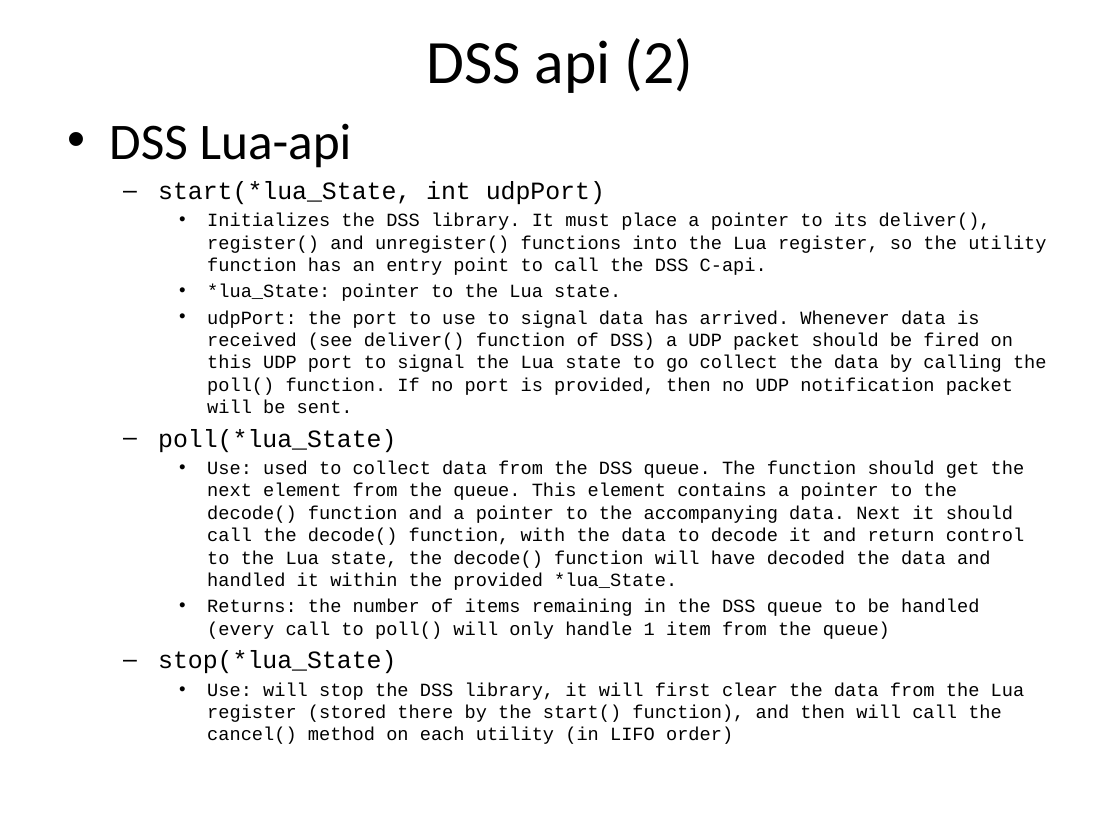
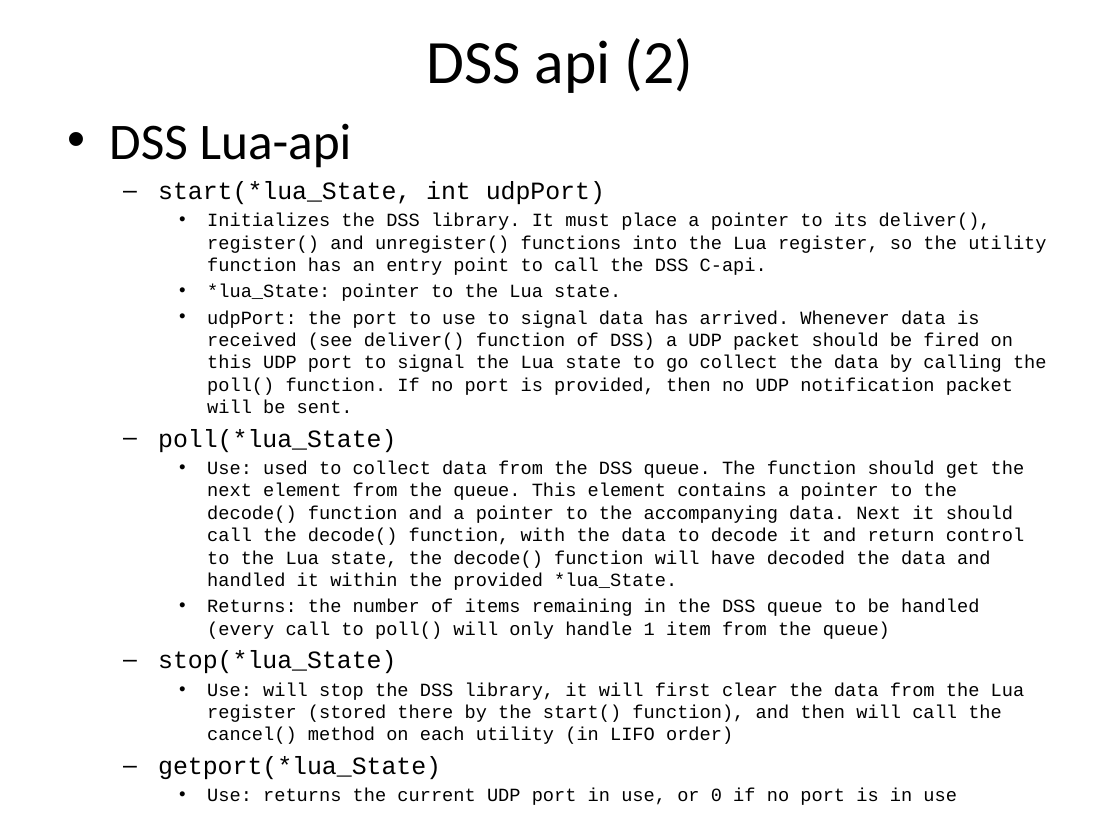
Before and after one commit to Tieske/DarkSideSync, a slide deck: slide 13 of Specs/background worker lib spec 0v2.pptx. Drawn at 1120x840 pixels with LibreOffice and Linux fonts; fonts in the diff are those of the drawing. Boxes give left, top, right and bottom in pixels: in the first picture for what was removed or moved away, otherwise in the second. Text is boxed around its words. In the diff, an @@ line names an element or a change of style, - is before the commit and + after.

```diff
--- a/Specs/background worker lib spec 0v2.pptx
+++ b/Specs/background worker lib spec 0v2.pptx
@@ text at [158, 756, 957, 805]: paragraphs added @@
+  – getport(*lua_State)
+    • Use: returns the current UDP port in use, or 0 if no port is in use
```
Also in this commit, not shown: 1 other slide changed, 2 other files.
